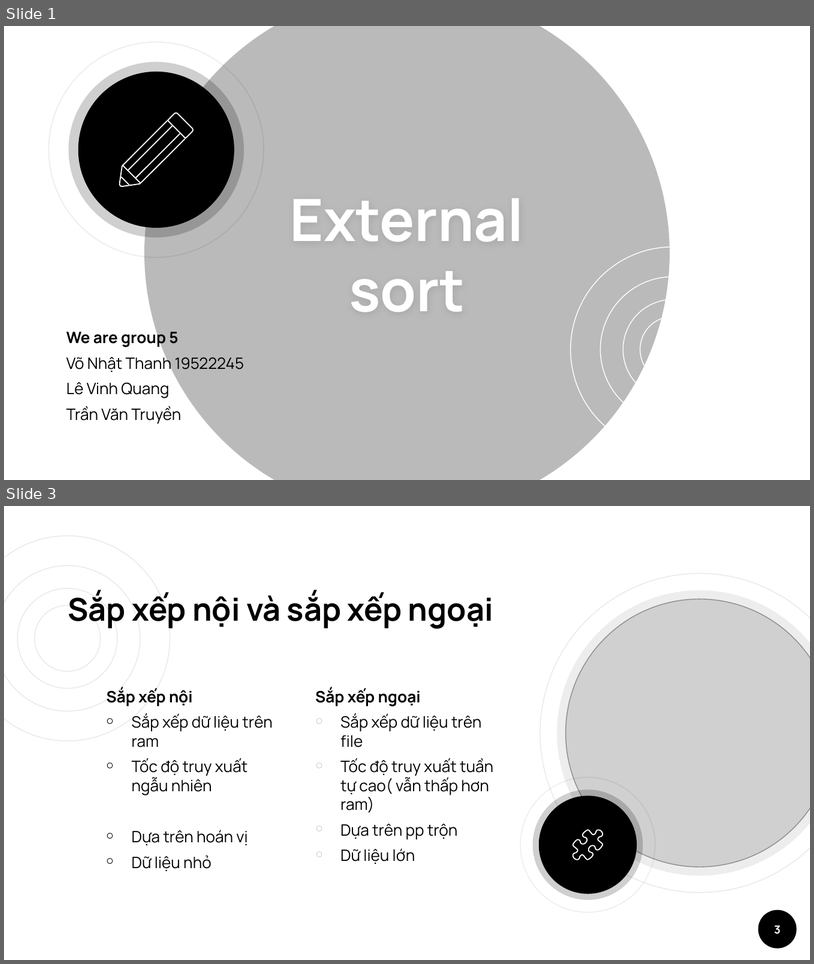
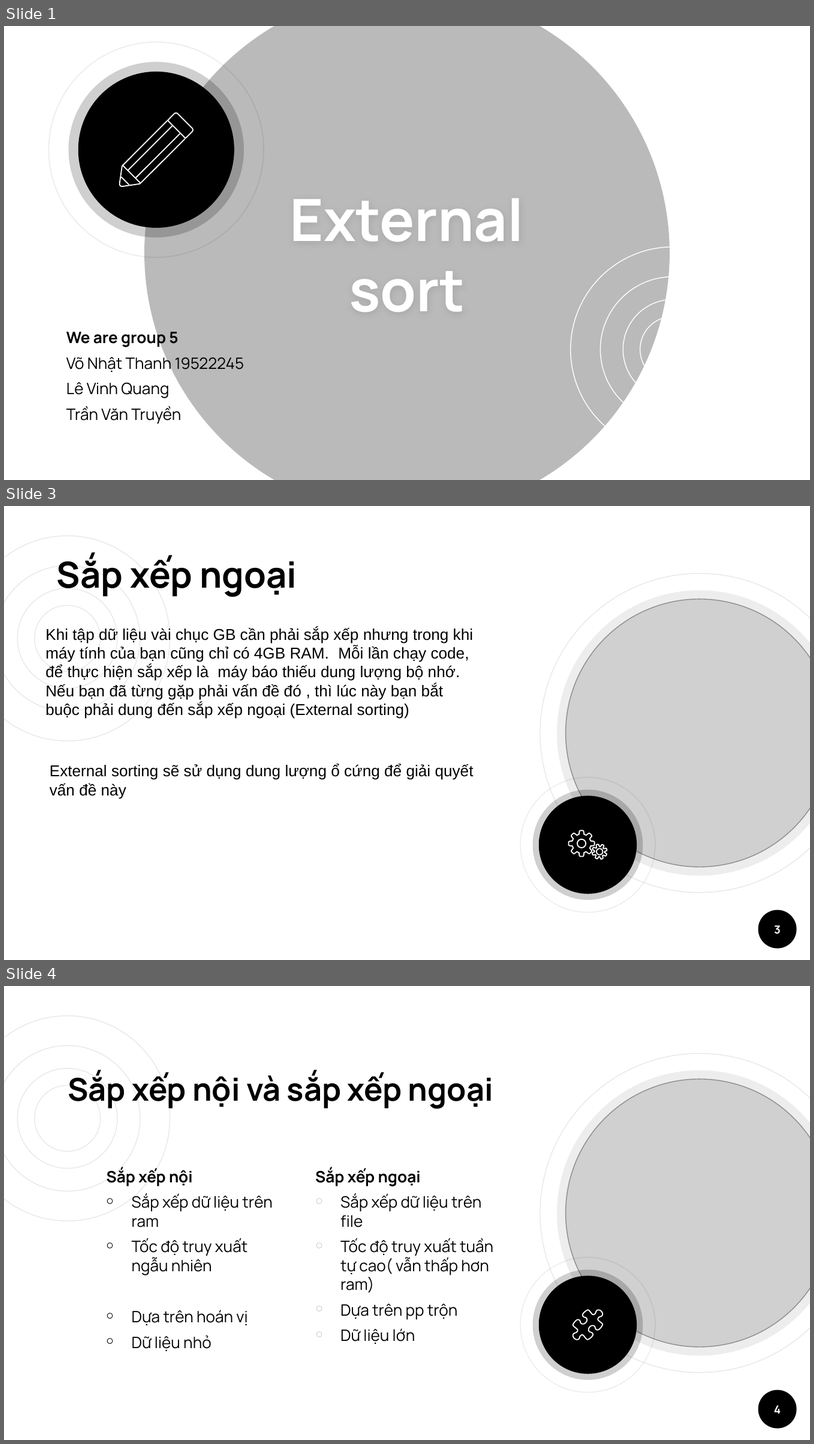
Before and after one commit to Nhatthanh1/CS523_N05, a slide deck: ExternalSort/ESshow.pptx. Shown one above the other, each under a label of ours: slides 1 and 3 before the commit, slides 1, 3 and 4 after it; the slides between them are not shown. The pictures are 814x964 and 814x1444 pixels, drawn with LibreOffice and Linux fonts; fonts in the diff are those of the drawing; grey boxes stand for pictures; background and template pictures are left out. Boxes give left, top, right and bottom in pixels: in the first picture for what was removed or moved away, otherwise in the second. Text is boxed around its words. In the diff, an @@ line names an element or a change of style, - is before the commit and + after.

```diff
--- a/ExternalSort/ESshow.pptx
+++ b/ExternalSort/ESshow.pptx
@@ slide 3 added at (x1=4, y1=506, x2=810, y2=960), background #FFFFFF; not listed: 7 template elements that a slide beside it also shows @@
@@ title added at (x1=57, y1=555, x2=297, y2=597), 32 pt, text #000000, bold @@
+Sắp xếp ngoại
@@ picture added at (x1=566, y1=599, x2=810, y2=867) @@
@@ text added at (x1=45, y1=627, x2=473, y2=718), 14 pt, text #000000 @@
+Khi tập dữ liệu vài chục GB cần phải sắp xếp nhưng trong khi máy tính của bạn cũng chỉ có 4GB RAM. Mỗi lần chạy code, để thực hiện sắp xếp là máy báo thiếu dung lượng bộ nhớ. Nếu bạn đã từng gặp phải vấn đề đó , thì lúc này bạn bắt buộc phải dung đến sắp xếp ngoại (External sorting)
@@ text added at (x1=50, y1=763, x2=474, y2=798), 14 pt, text #000000 @@
+External sorting sẽ sử dụng dung lượng ổ cứng để giải quyết
+vấn đề này
@@ donut added at (x1=520, y1=777, x2=656, y2=912), fill #000000 at 7% opacity @@
@@ ellipse added at (x1=533, y1=789, x2=644, y2=900), fill #000000 at 19% opacity @@
@@ ellipse added at (x1=539, y1=795, x2=638, y2=894), fill #000000 @@
@@ freeform shape added at (x1=569, y1=830, x2=595, y2=856), outline #FFFFFF 0.96 pt @@
@@ freeform shape added at (x1=593, y1=844, x2=607, y2=858), outline #FFFFFF 0.96 pt @@
@@ page number added at (x1=774, y1=925, x2=781, y2=934), 10 pt, text #FFFFFF, bold @@
+3
@@ what was slide 3 is now slide 4 @@
@@ page number at (x1=774, y1=1405, x2=781, y2=1413): text changed @@
-3
+4
```
Also in this commit, not shown: 7 slides changed, 10 other slides added, 1 slide removed.
